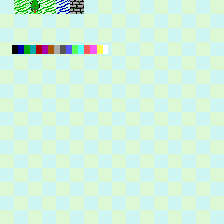
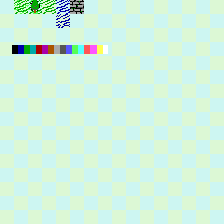
Comparing the layer stacks of the two 224 x 224 images. Changes:
painted on "Tiles" over [56, 14, 70, 28]
